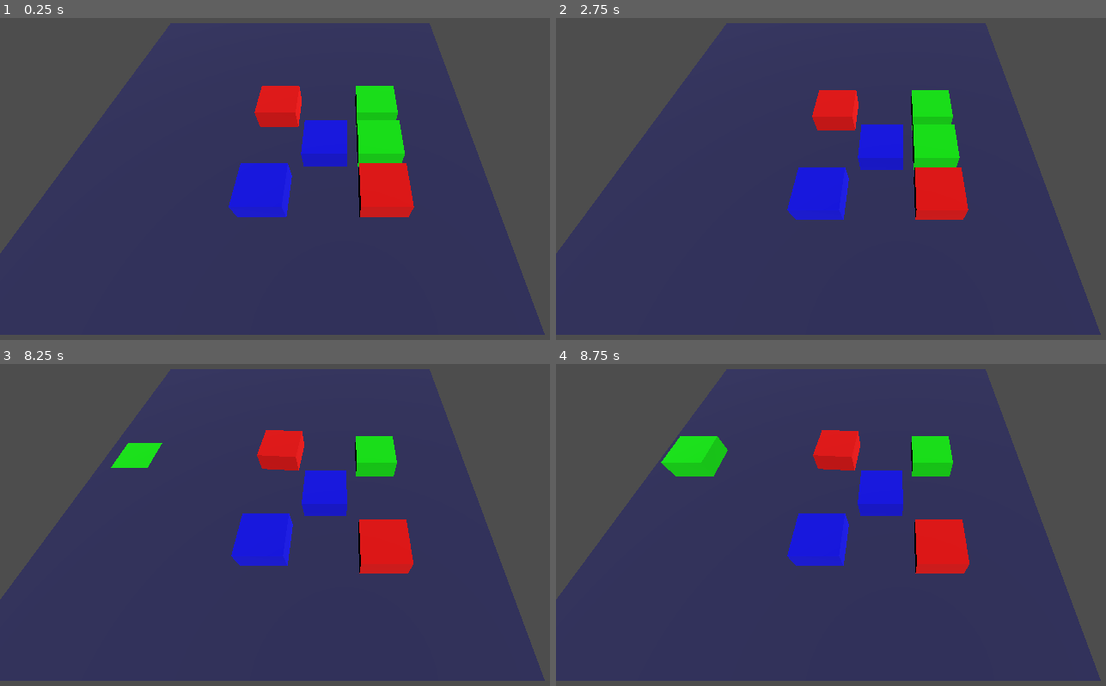
Above: before the commit, frames 1-4 (two rows, left to right).
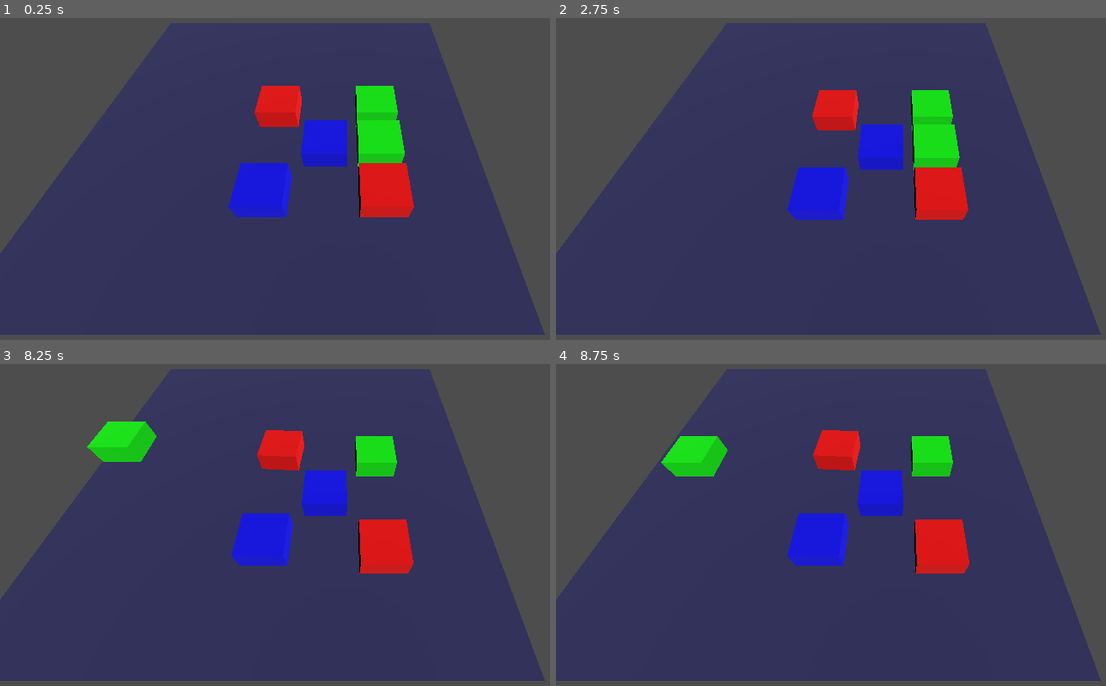
Above: after the commit, the same moments.

Repository: andygagnon/godot-drag-and-drop-3d
Game: Godot game, scene res://main.tscn
The game is run twice, just before and just after one commit, with the same random seed, the same clock (stepped at 60 frames per second) and the same inputs.
Inputs (mouse positions are in pixels of both pictures, inside the frame that each line leads up to):
- Up to frame 1 (0.25 s): no input
- Up to frame 2 (2.75 s): move the mouse to (864, 243) at 0.52 s; click (864, 243) at 0.67 s; tap Enter at 1.25 s; drag from (1105, 224) to (864, 243) at 1.27 s; tap Space at 2 s; move the mouse to (693, 108) at 2.02 s; click (693, 108) at 2.17 s
- Up to frame 3 (8.25 s): tap Enter at 2.75, 5 s; drag from (379, 512) to (137, 454) at 2.77 s; move the mouse to (242, 415) at 3.52 s; click (242, 415) at 3.67 s; tap Space at 4.25, 5.75 s; drag from (495, 492) to (242, 415) at 4.27 s; move the mouse to (203, 531) at 5.02 s; click (203, 531) at 5.17 s; drag from (412, 428) to (203, 531) at 5.77 s; move the mouse to (308, 589) at 6.52 s; click (308, 589) at 6.67 s; drag from (549, 570) to (308, 589) at 7.27 s; move the mouse to (137, 454) at 8.02 s; click (137, 454) at 8.17 s
- Up to frame 4 (8.75 s): no input

Frames 1-2 are identical in both runs. In frame 3, 1.4% of the frame differs, in the area x 15-56%, y 17-33%; in frame 4, less than 0.1%.

Commit message:
adjust piece height during drag.

Diff:
--- a/node_3d.gd
+++ b/node_3d.gd
@@ -45,7 +45,7 @@
 	# Initial snapping to grid
 	piece.position = snap_to_grid(Vector3(position_grid.x, 0, position_grid.z))
 	# Lift it to sit on top of the board
-	piece.position.y = piece_height / 2.0
+	#piece.position.y = piece_height / 2.0
 	piece.position.y = piece_height / 1.0
 
 	# FIX 1: Set mode to KINEMATIC (value 2) once, bypassing name/type errors.
@@ -192,7 +192,7 @@
 
 			# Update the held piece's position
 			held_piece.global_position = target_pos
-
+			held_piece.global_position.y = -(held_piece.global_position.y) + (0.5*piece_height)
 # --- Dropping Logic ---
 
 func drop_piece():
@@ -206,6 +206,9 @@
 		# 3. Apply the final position
 		held_piece.global_position = final_pos
 
+		# set rotation
+		held_piece.rotation = Vector3(0, 0, 0)
+
 		# Use freeze=true to re-anchor the piece to prevent it from falling
 		held_piece.freeze = true
 		held_piece.freeze = false
